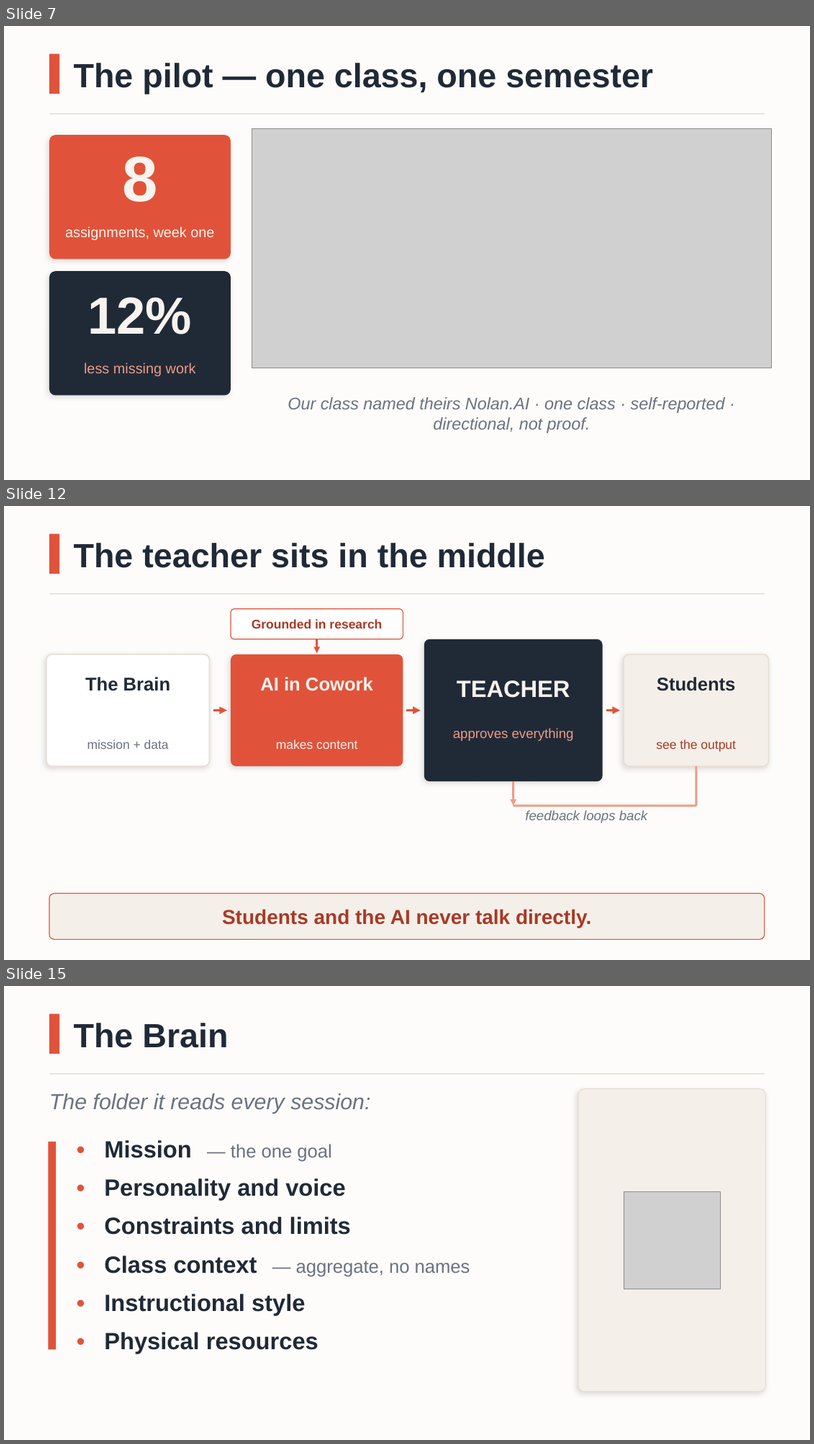
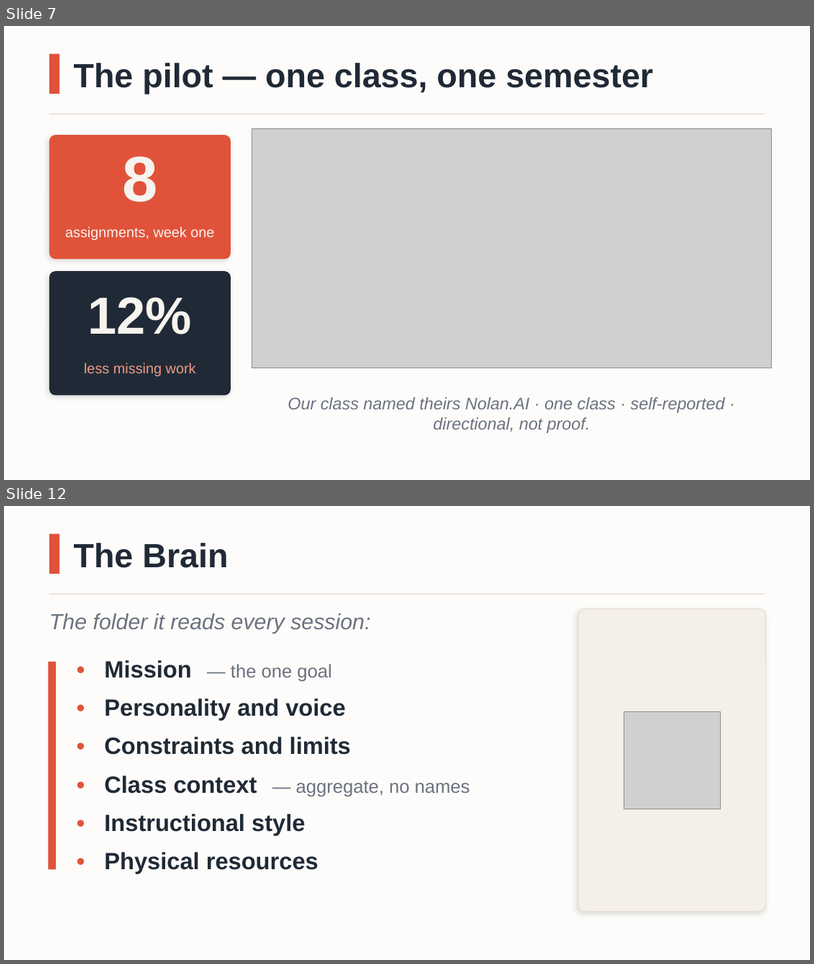
Before and after one commit to mattnupen/My-Classroom-Assistant, a slide deck: docs/MyClassroomAIbot-Overview-Coral.pptx. Shown one above the other, each under a label of ours: slides 7, 12 and 15 before the commit, slides 7 and 12 after it; the slides between them are not shown. The pictures are 814x1444 and 814x964 pixels, drawn with LibreOffice and Linux fonts; fonts in the diff are those of the drawing; grey boxes stand for pictures. Boxes give left, top, right and bottom in pixels: in the first picture for what was removed or moved away, otherwise in the second. Text is boxed around its words. In the diff, an @@ line names an element or a change of style, - is before the commit and + after.

```diff
--- a/docs/MyClassroomAIbot-Overview-Coral.pptx
+++ b/docs/MyClassroomAIbot-Overview-Coral.pptx
@@ slide 12 removed at (x1=4, y1=506, x2=810, y2=960), background #FDFCFA @@
@@ rectangle removed at (x1=49, y1=534, x2=59, y2=574) @@
@@ text removed at (x1=74, y1=543, x2=545, y2=568) @@
-The teacher sits in the middle
@@ line removed from (49, 594) to (765, 594) @@
@@ rounded rectangle removed at (x1=231, y1=609, x2=404, y2=639) @@
@@ text removed at (x1=252, y1=619, x2=382, y2=628) @@
-Grounded in research
@@ rounded rectangle removed at (x1=46, y1=654, x2=210, y2=766) @@
@@ rounded rectangle removed at (x1=231, y1=654, x2=404, y2=766) @@
@@ arrow removed from (316, 639) to (316, 653) @@
@@ rounded rectangle removed at (x1=424, y1=639, x2=603, y2=781) @@
@@ rounded rectangle removed at (x1=624, y1=654, x2=769, y2=766) @@
@@ text removed at (x1=85, y1=677, x2=170, y2=691) @@
-The Brain
@@ text removed at (x1=260, y1=677, x2=373, y2=690) @@
-AI in Cowork
@@ text removed at (x1=657, y1=677, x2=736, y2=691) @@
-Students
@@ text removed at (x1=457, y1=680, x2=571, y2=698) @@
-TEACHER
@@ arrow removed from (214, 710) to (227, 710) @@
@@ arrow removed from (407, 710) to (421, 710) @@
@@ arrow removed from (607, 710) to (620, 710) @@
@@ text removed at (x1=88, y1=739, x2=169, y2=749) @@
-mission + data
@@ text removed at (x1=276, y1=739, x2=358, y2=749) @@
-makes content
@@ text removed at (x1=453, y1=728, x2=574, y2=741) @@
-approves everything
@@ text removed at (x1=656, y1=739, x2=736, y2=752) @@
-see the output
@@ arrow removed from (514, 781) to (514, 806) @@
@@ line removed from (697, 766) to (697, 806) @@
@@ line removed from (514, 806) to (697, 806) @@
@@ text removed at (x1=525, y1=810, x2=648, y2=823) @@
-feedback loops back
@@ rounded rectangle removed at (x1=49, y1=893, x2=765, y2=939) @@
@@ text removed at (x1=222, y1=908, x2=592, y2=927) @@
-Students and the AI never talk directly.
@@ what was slide 15 is now slide 12 @@
```
Also in this commit, not shown: 5 slides added, 7 other slides removed, 15 other files.
